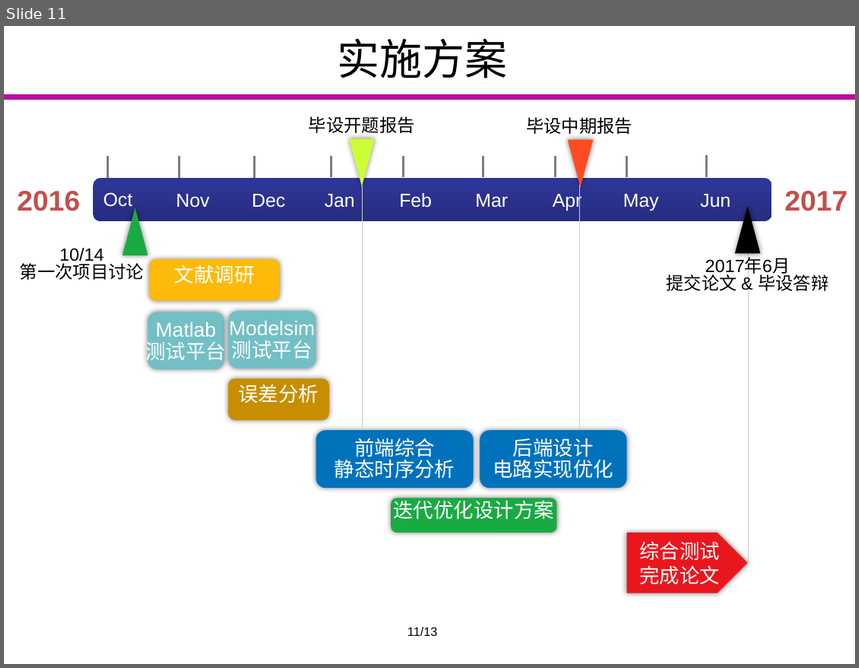
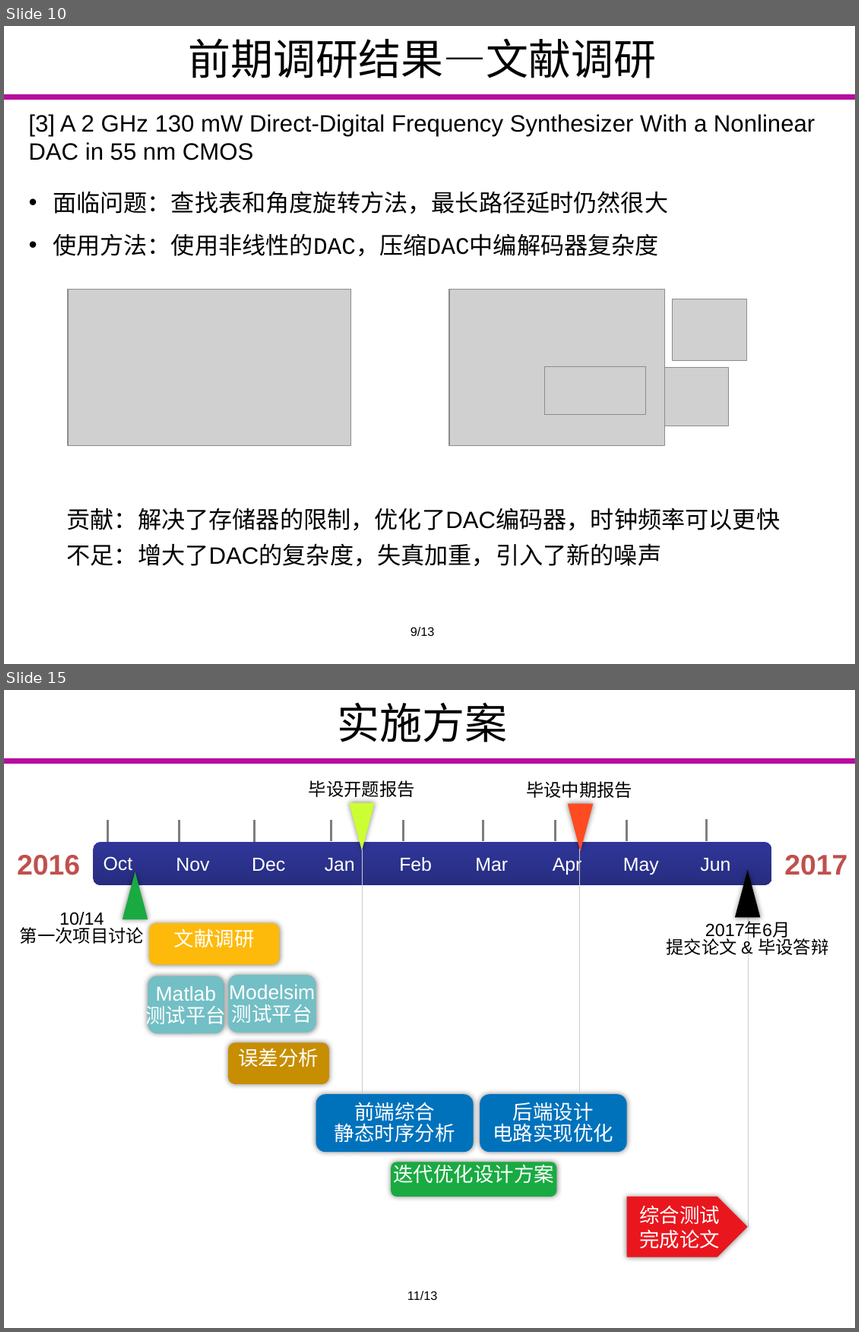
Before and after one commit to Markov2016/kaiti, a slide deck: ppt/yyx_v1.1.pptx. Shown one above the other, each under a label of ours: slide 11 before the commit, slides 10 and 15 after it; the slides between them are not shown. The pictures are 859x668 and 859x1332 pixels, drawn with LibreOffice and Linux fonts; fonts in the diff are those of the drawing; grey boxes stand for pictures; background and template pictures are left out. Boxes give left, top, right and bottom in pixels: in the first picture for what was removed or moved away, otherwise in the second. Text is boxed around its words. In the diff, an @@ line names an element or a change of style, - is before the commit and + after.

```diff
--- a/ppt/yyx_v1.1.pptx
+++ b/ppt/yyx_v1.1.pptx
@@ slide 10 added at [4, 26, 855, 664], background #FFFFFF; not listed: 1 template element that a slide beside it also shows @@
@@ title added at [189, 38, 657, 78], 36 pt, text #000000 @@
+前期调研结果—文献调研
@@ text added at [28, 114, 815, 161], 20 pt, text #000000 @@
+[3] A 2 GHz 130 mW Direct-Digital Frequency Synthesizer With a Nonlinear DAC in 55 nm CMOS
@@ text added at [53, 191, 668, 256], 20 pt, text #000000 @@
+• 面临问题：查找表和角度旋转方法，最长路径延时仍然很大
+• 使用方法：使用非线性的DAC，压缩DAC中编解码器复杂度
@@ picture added at [68, 289, 351, 446] @@
@@ group added at [449, 289, 747, 446]: 4 pictures @@
@@ text added at [67, 508, 780, 566], 20 pt, text #000000 @@
+  贡献：解决了存储器的限制，优化了DAC编码器，时钟频率可以更快
+  不足：增大了DAC的复杂度，失真加重，引入了新的噪声
@@ text added at [411, 627, 435, 636], 10.5 pt, text #000000 @@
+9/13
@@ what was slide 11 is now slide 15 @@
```
Also in this commit, not shown: 4 slides changed, 4 other slides added.
